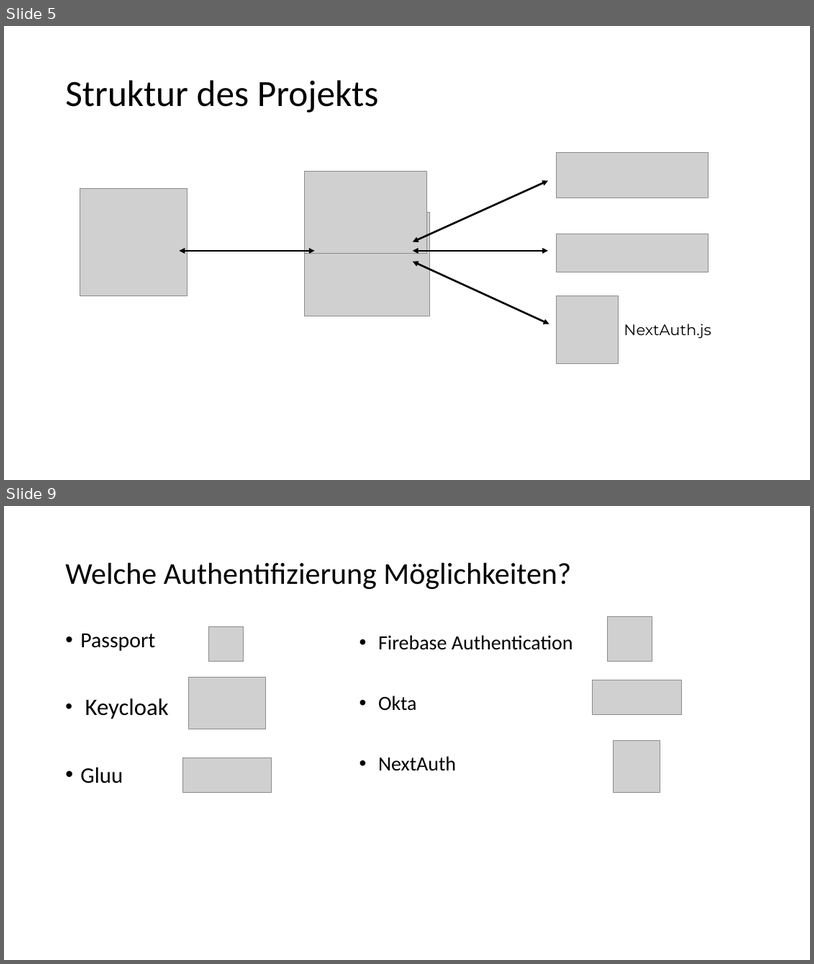
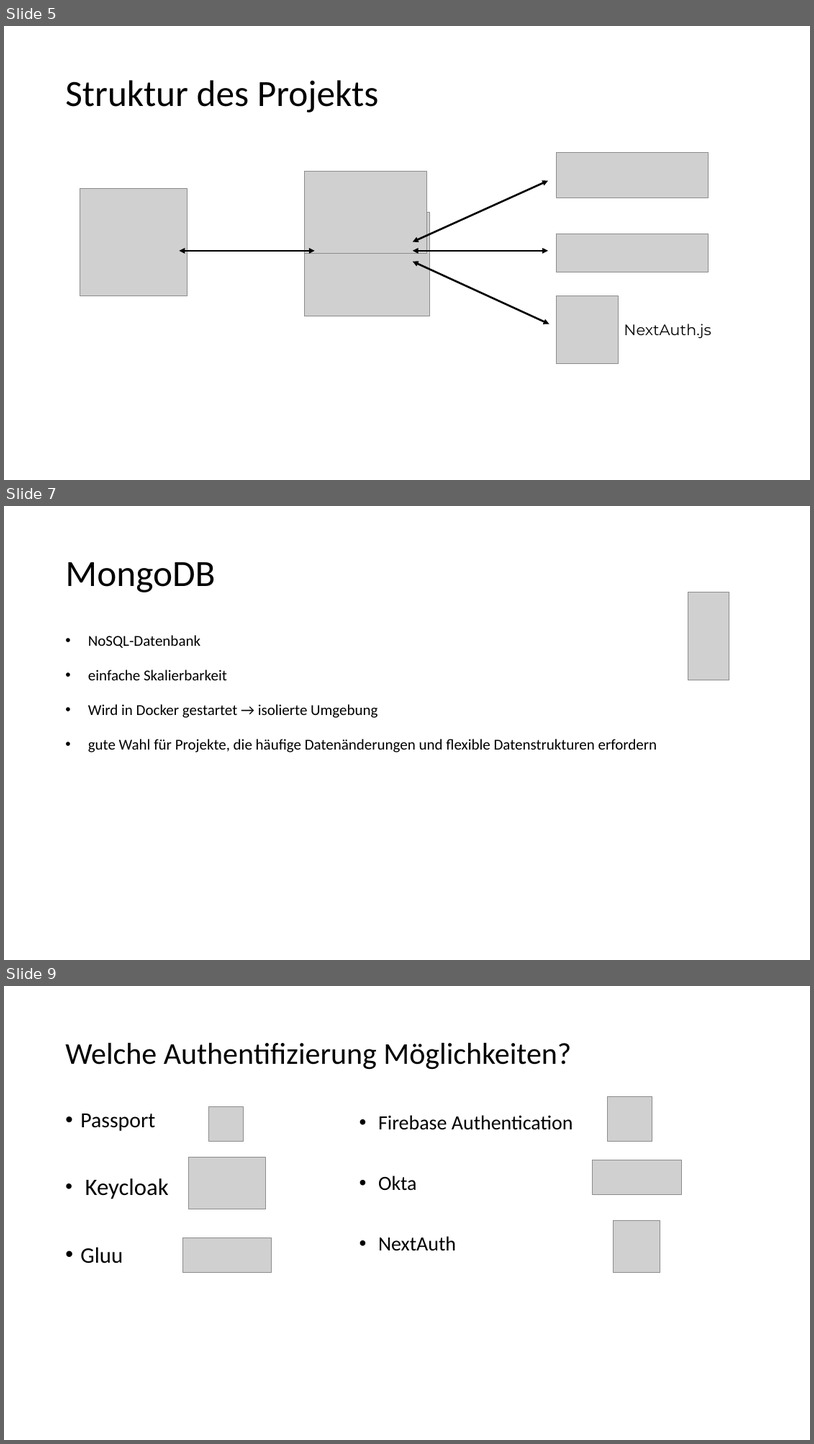
Before and after one commit to RocordJavaScript2023/realtime, a slide deck: presentation/realtime.pptx. Shown one above the other, each under a label of ours: slides 5 and 9 before the commit, slides 5, 7 and 9 after it; the slides between them are not shown. The pictures are 814x964 and 814x1444 pixels, drawn with LibreOffice and Linux fonts; fonts in the diff are those of the drawing; grey boxes stand for pictures. Boxes give left, top, right and bottom in pixels: in the first picture for what was removed or moved away, otherwise in the second. Text is boxed around its words. In the diff, an @@ line names an element or a change of style, - is before the commit and + after.

```diff
--- a/presentation/realtime.pptx
+++ b/presentation/realtime.pptx
@@ slide 7 added at (4,506,810,960), background #FFFFFF @@
@@ title added at (65,562,215,592), 44 pt, text #000000 @@
+MongoDB
@@ picture added at (688,592,729,680) @@
@@ text added at (88,635,658,752), 18 pt, text #000000 @@
+• NoSQL-Datenbank
+• einfache Skalierbarkeit
+• Wird in Docker gestartet → isolierte Umgebung
+• gute Wahl für Projekte, die häufige Datenänderungen und flexible Datenstrukturen erfordern
```
Also in this commit, not shown: 3 slides changed, 9 other slides added, 2 slides removed.
